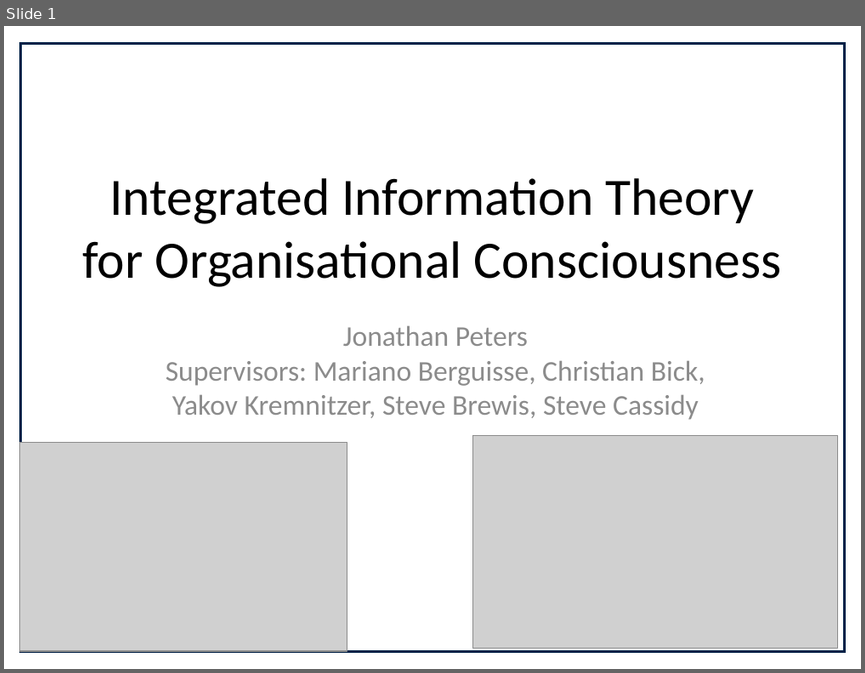
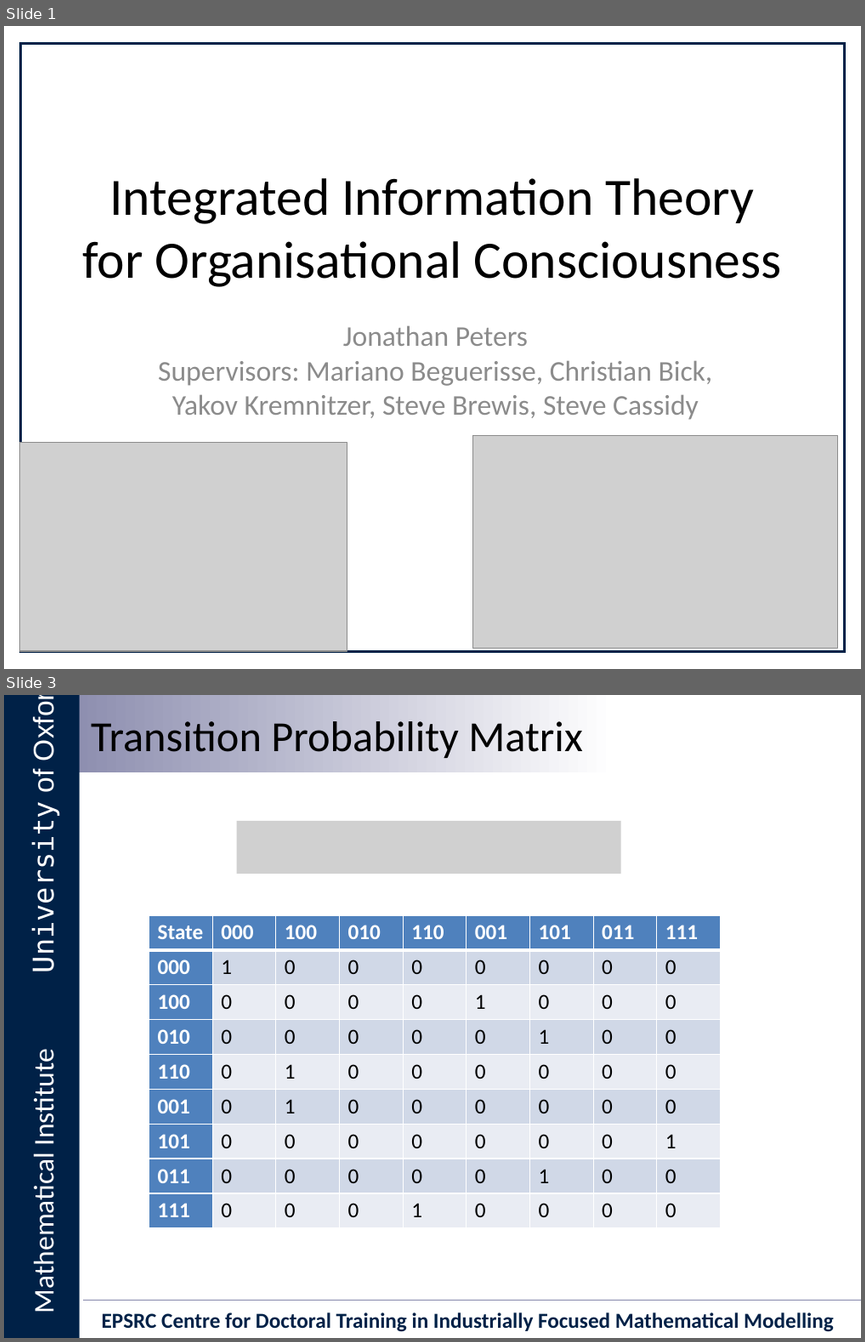
Before and after one commit to Ectheleon/IIT-Mini-Project, a slide deck: Writeup/Presentation/Integrated Information Theory for Organisational Consciousness.pptx. Shown one above the other, each under a label of ours: slide 1 before the commit, slides 1 and 3 after it; the slides between them are not shown. The pictures are 865x673 and 865x1342 pixels, drawn with LibreOffice and Linux fonts; fonts in the diff are those of the drawing; grey boxes stand for pictures; background and template pictures are left out. Boxes give left, top, right and bottom in pixels: in the first picture for what was removed or moved away, otherwise in the second. Text is boxed around its words. In the diff, an @@ line names an element or a change of style, - is before the commit and + after.

```diff
--- a/Writeup/Presentation/Integrated Information Theory for Organisational Consciousness.pptx
+++ b/Writeup/Presentation/Integrated Information Theory for Organisational Consciousness.pptx
@@ slide 3 added at box(4, 695, 861, 1338), background #FFFFFF @@
@@ rectangle added at box(4, 695, 80, 1338), fill #002147 @@
@@ rectangle added at box(79, 695, 616, 773), fill gradient #8E8FB0 to #FFFFFF @@
@@ text added at box(91, 721, 582, 758), 36 pt, text #000000 @@
+Transition Probability Matrix
@@ text added at box(27, 771, 60, 968), 24 pt, text #FFFFFF @@
+University of Oxford
@@ picture added at box(237, 821, 621, 874) @@
@@ table added at box(148, 915, 720, 1228), 9 rows, 9 columns @@
+State | 000 | 100 | 010 | 110 | 001 | 101 | 011 | 111
+000 | 1 | 0 | 0 | 0 | 0 | 0 | 0 | 0
+100 | 0 | 0 | 0 | 0 | 1 | 0 | 0 | 0
+010 | 0 | 0 | 0 | 0 | 0 | 1 | 0 | 0
+110 | 0 | 1 | 0 | 0 | 0 | 0 | 0 | 0
+001 | 0 | 1 | 0 | 0 | 0 | 0 | 0 | 0
+101 | 0 | 0 | 0 | 0 | 0 | 0 | 0 | 1
+011 | 0 | 0 | 0 | 0 | 0 | 1 | 0 | 0
+111 | 0 | 0 | 0 | 1 | 0 | 0 | 0 | 0
@@ text added at box(26, 1058, 61, 1308), 24 pt, text #FFFFFF @@
+Mathematical Institute
@@ line added from (84, 1300) to (861, 1300), #8E8FB0 0.75 pt @@
@@ text added at box(102, 1312, 834, 1332), 18 pt, text #002147, bold @@
+EPSRC Centre for Doctoral Training in Industrially Focused Mathematical Modelling
@@ slide 1 changed as well @@
@@ subtitle at box(158, 360, 713, 420): text changed @@
-Supervisors: Mariano Berguisse, Christian Bick, Yakov Kremnitzer, Steve Brewis, Steve Cassidy
+Supervisors: Mariano Beguerisse, Christian Bick, Yakov Kremnitzer, Steve Brewis, Steve Cassidy
```
Also in this commit, not shown: 4 other slides added, 1 slide removed.
